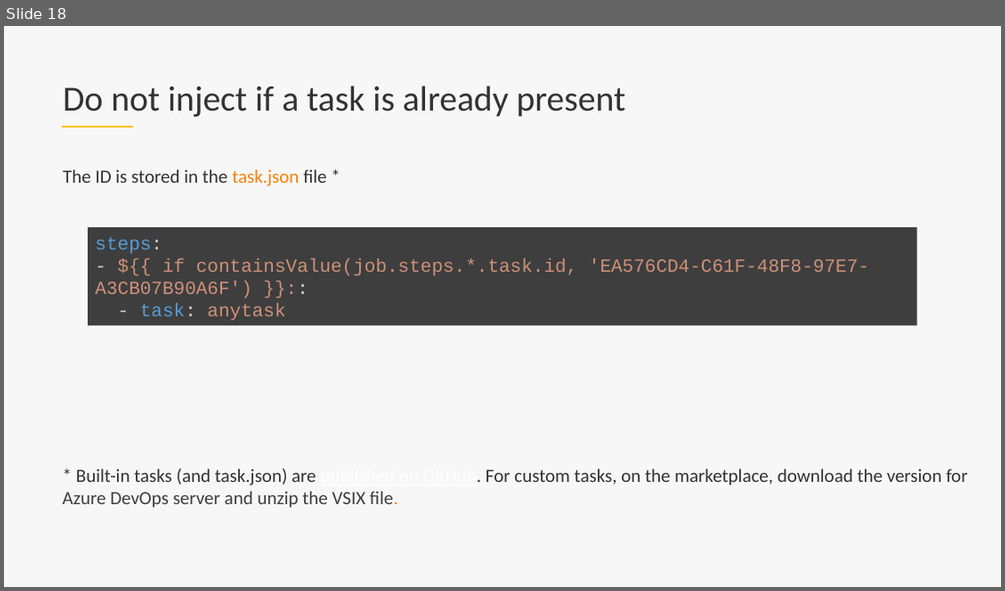
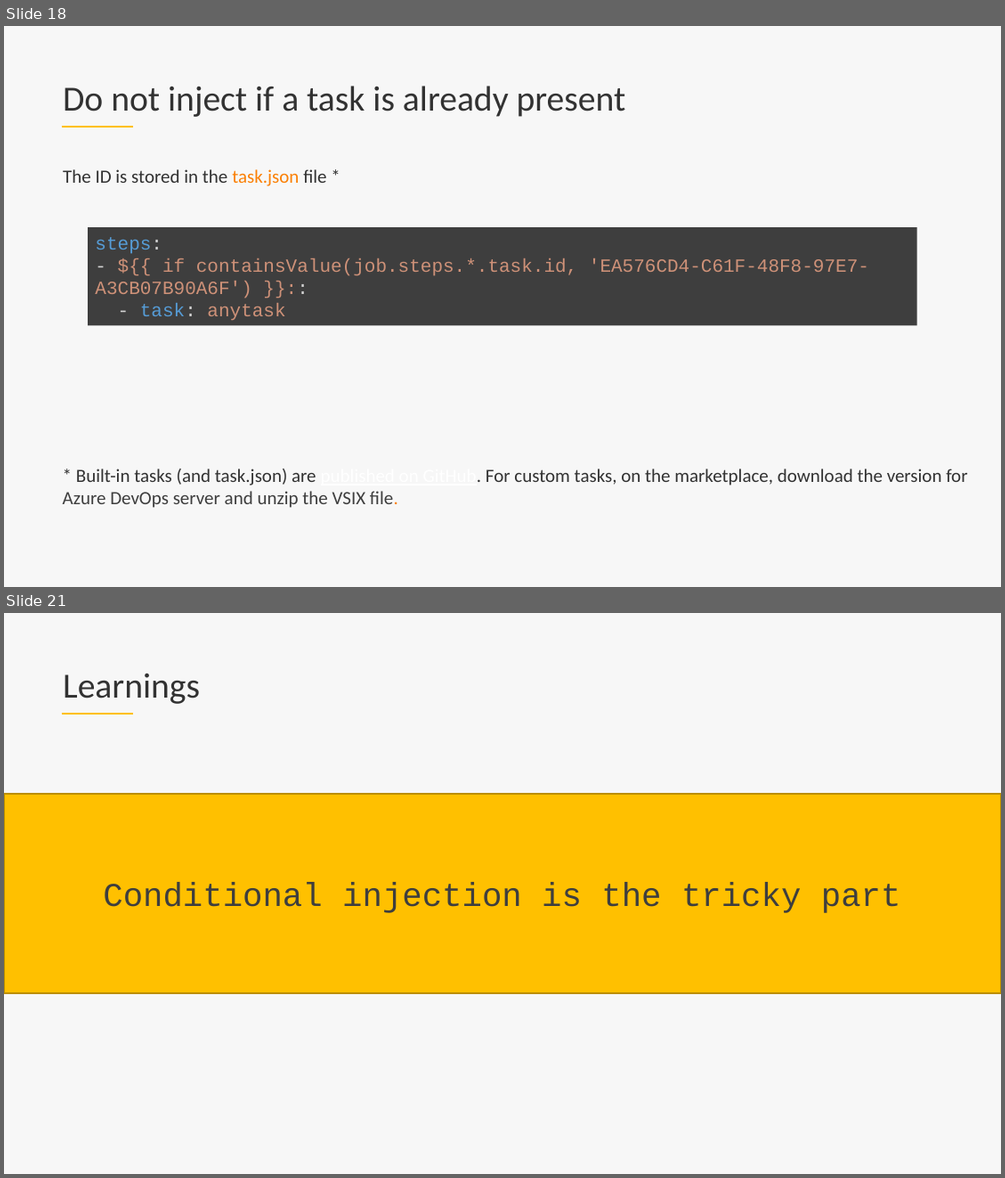
Before and after one commit to lgmorand/azure-devops-pipeline-decorators, a slide deck: presentation/Azure DevOps - pipeline decorators.pptx. Shown one above the other, each under a label of ours: slide 18 before the commit, slides 18 and 21 after it; the slides between them are not shown. The pictures are 1005x591 and 1005x1178 pixels, drawn with LibreOffice and Linux fonts; fonts in the diff are those of the drawing; background and template pictures are left out. Boxes give left, top, right and bottom in pixels: in the first picture for what was removed or moved away, otherwise in the second. Text is boxed around its words. In the diff, an @@ line names an element or a change of style, - is before the commit and + after.

```diff
--- a/presentation/Azure DevOps - pipeline decorators.pptx
+++ b/presentation/Azure DevOps - pipeline decorators.pptx
@@ slide 21 added at bbox=[4, 613, 1001, 1174], background #F7F7F7 @@
@@ title added at bbox=[63, 673, 200, 704], 34 pt, text #323232 @@
+Learnings
@@ line added from (62, 714) to (133, 714), #FFC000 2.25 pt @@
@@ rectangle added at bbox=[4, 794, 1001, 994], fill #FFC000, outline #BD8E00 1 pt, 32 pt, text #3E3E3E @@
+Conditional injection is the tricky part
```
Also in this commit, not shown: 3 slides changed, 12 other slides added, 6 slides removed.
